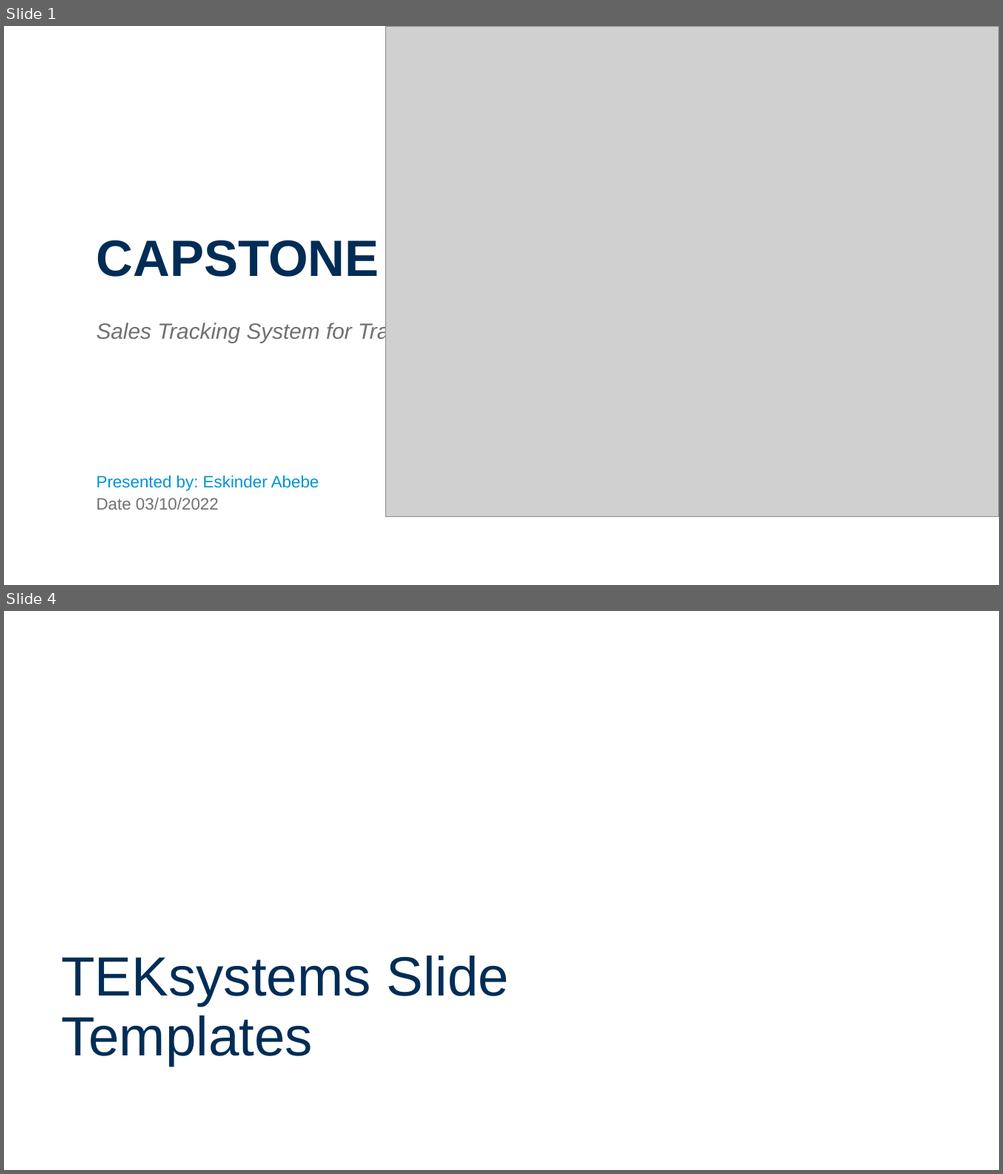
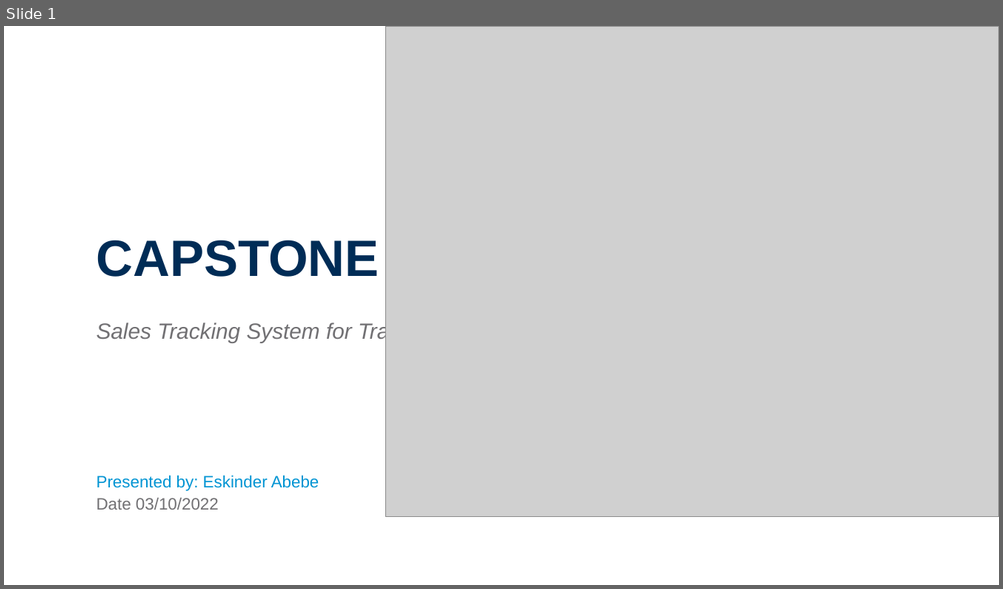
Before and after one commit to eskinderabebe/tek-abebe-Capstone-1, a slide deck: Capstone_1_Eskinder-Abebe-Presentation.pptx. Shown one above the other, each under a label of ours: slides 1 and 4 before the commit, slide 1 after it; the slides between them are not shown. The pictures are 1003x1174 and 1003x589 pixels, drawn with LibreOffice and Linux fonts; fonts in the diff are those of the drawing; grey boxes stand for pictures; background and template pictures are left out. Boxes give left, top, right and bottom in pixels: in the first picture for what was removed or moved away, otherwise in the second. Text is boxed around its words. In the diff, an @@ line names an element or a change of style, - is before the commit and + after.

```diff
--- a/Capstone_1_Eskinder-Abebe-Presentation.pptx
+++ b/Capstone_1_Eskinder-Abebe-Presentation.pptx
@@ slide 4 removed at bbox=[4, 611, 999, 1170], background #FFFFFF @@
@@ title removed at bbox=[61, 956, 509, 1066] @@
-TEKsystems Slide Templates
```
Also in this commit, not shown: 2 slides changed, 3 slides added, 6 other slides removed, 4 other files.
